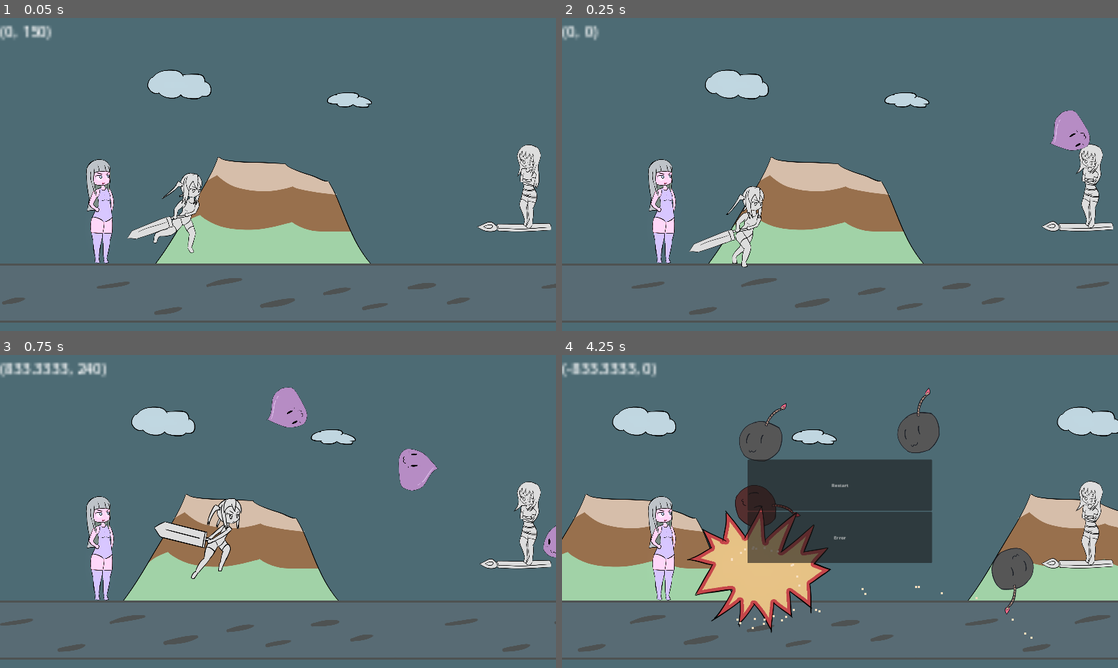
Above: before the commit, frames 1-4 (two rows, left to right).
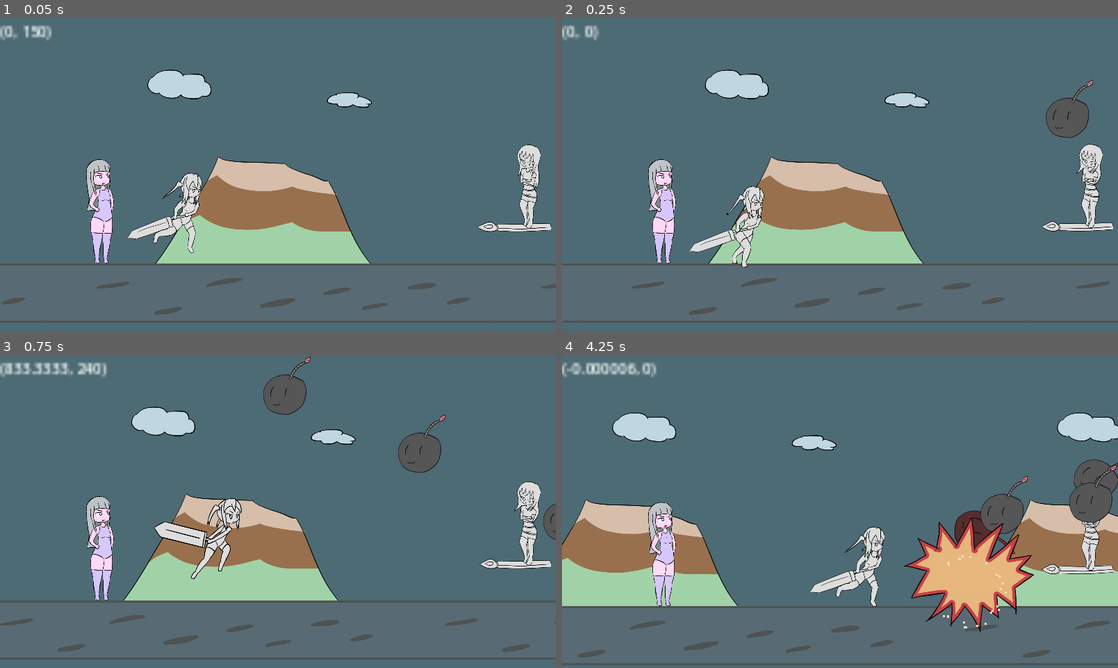
Above: after the commit, the same moments.

Repository: BeatMil/Animurun
Game: Godot game, scene res://Scenes/Forest.tscn
Same seed, same stepped clock (60 frames per second), same inputs: the game is played once before the commit and once after it.
Inputs (mouse positions are in pixels of both pictures, inside the frame that each line leads up to):
- Up to frame 1 (0.05 s): no input
- Up to frame 2 (0.25 s): no input
- Up to frame 3 (0.75 s): hold D (move_right) from 0.53 s (still down); tap Space (jump) at 0.6 s
- Up to frame 4 (4.25 s): tap Space (jump) at 0.77, 1.07, 1.52, 1.55, 1.82, 2.3 s; tap J (attack) at 1.35 s; release D (move_right) at 2.03 s; hold A (move_left) 2.03-2.75 s; hold K (block) 2.03-2.75 s; click (840, 486) at 2.75 s, where only the run before the commit has a clickable "Restart"; click (840, 486) at 3.5 s, where only the run before the commit has a clickable "Restart"

Frame 1 is identical in both runs. In frame 2, 1.1% of the frame differs, in the area x 87-96%, y 19-43%; in frame 3, 2.6%; in frame 4, 33%, in the area x 0-100%, y 2-100%.

Commit message:
Add smol_shake when bomby explode and pattern

Diff:
--- a/Scenes/Forest.tscn
+++ b/Scenes/Forest.tscn
@@ -1147,10 +1147,27 @@
 "values": [Vector2(0, 0), Vector2(0, -30), Vector2(0, 0), Vector2(0, -30), Vector2(0, 0), Vector2(0, -10), Vector2(0, 0), Vector2(0, -10), Vector2(0, 0)]
 }
 
+[sub_resource type="Animation" id="Animation_yuk7d"]
+resource_name = "smol_shake"
+length = 0.40001
+tracks/0/type = "value"
+tracks/0/imported = false
+tracks/0/enabled = true
+tracks/0/path = NodePath("Camera2D:position")
+tracks/0/interp = 1
+tracks/0/loop_wrap = true
+tracks/0/keys = {
+"times": PackedFloat32Array(0, 0.1, 0.2, 0.3, 0.4, 0.5, 0.6, 0.7, 0.8),
+"transitions": PackedFloat32Array(1, 1, 1, 1, 1, 1, 1, 1, 1),
+"update": 0,
+"values": [Vector2(0, 0), Vector2(0, -30), Vector2(0, 0), Vector2(0, -30), Vector2(0, 0), Vector2(0, -10), Vector2(0, 0), Vector2(0, -10), Vector2(0, 0)]
+}
+
 [sub_resource type="AnimationLibrary" id="AnimationLibrary_bkvre"]
 _data = {
 "RESET": SubResource("Animation_8j0fk"),
-"shake": SubResource("Animation_giwag")
+"shake": SubResource("Animation_giwag"),
+"smol_shake": SubResource("Animation_yuk7d")
 }
 
 [node name="Forest" type="Node"]
--- a/scripts/Bomby.gd
+++ b/scripts/Bomby.gd
@@ -15,6 +15,11 @@
 
 # Signals
 signal ded
+signal shake
+
+
+func _ready():
+	connect("shake", $"..".smol_shake)
 
 
 func _integrate_forces(_state):
@@ -52,6 +57,7 @@
 		apply_torque_impulse(100000)
 		$"AnimationPlayer".play("hurt")
 		spawn_particle() # vfx
+		emit_signal("shake")
 
 
 func spawn_particle() -> void:
--- a/scripts/Forest.gd
+++ b/scripts/Forest.gd
@@ -8,7 +8,7 @@
 
 
 # Configs
-var enemy_spawn_order: Array = [spawn_slime_rocks, spawn_triple01, spawn_triple02, spawn_triple03, spawn_five_bombs, spawn_triple05, spawn_triple04]
+var enemy_spawn_order: Array = [spawn_triple01, spawn_triple02, spawn_triple03, spawn_triple04, spawn_triple05, spawn_five_bombs, spawn_five_ground_bombs, spawn_2rock_1speed, spawn_2rock_1slime, spawn_slime_rocks, spawn_2bomb_rock_slime]
 var order_index: int = 0
 var is_random_spawn = true
 var rng = RandomNumberGenerator.new()
@@ -160,16 +160,17 @@
 	node3.connect("ded", spawner)
 	node3.position = $"Markers/EnemySpawnPos2".position
 
-	add_child(node1)
-	node1.throw_bomb(Vector2(-1500, -1500))
-	await get_tree().create_timer(0.3, false).timeout
-
-	add_child(node2)
-	node2.throw_bomb(Vector2(-1300, -1300))
-	await get_tree().create_timer(0.3, false).timeout
-
 	add_child(node3)
 	node3.throw_bomb(Vector2(-1000, -1000))
+	await get_tree().create_timer(0.3, false).timeout
+
+	add_child(node2)
+	node2.throw_bomb(Vector2(-1900, -1900))
+	await get_tree().create_timer(0.3, false).timeout
+
+	add_child(node1)
+	node1.throw_bomb(Vector2(-2200, -2200))
+
 
 
 func spawn_triple05() -> void:
@@ -326,5 +327,31 @@
 	add_child(rocky2)
 
 
+func spawn_2rock_1slime() -> void:
+	var rocky = ROCKY.instantiate()
+	rocky.position = $"Markers/EnemySpawnPos".position
+
+	var rocky2 = ROCKY.instantiate()
+	rocky2.position = $"Markers/EnemySpawnPos".position
+
+	var slime = SLIME.instantiate()
+	slime.connect("ded", spawner)
+	slime.position = $"Markers/EnemySpawnPos".position
+
+	add_child(rocky)
+	await get_tree().create_timer(0.1, false).timeout
+
+	add_child(rocky2)
+	await get_tree().create_timer(0.5, false).timeout
+
+	add_child(slime)
+	slime.activate_speed()
+
+
+func smol_shake() -> void:
+	$"%CameraPlayer".stop()
+	$"%CameraPlayer".play("smol_shake")
+
+
 func _on_spawn_timer_timeout():
 	spawner()
Not shown: 1 places in Scenes/Forest.tscn that only renumber resources
